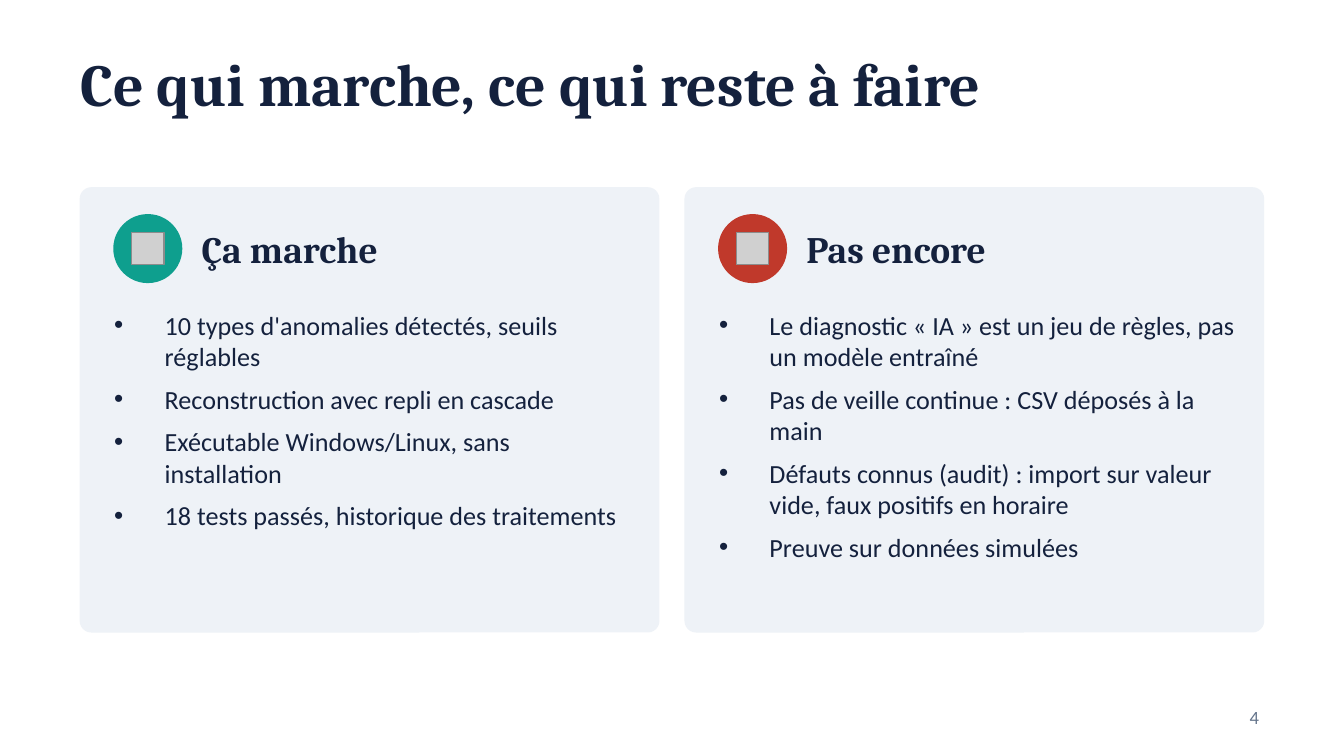
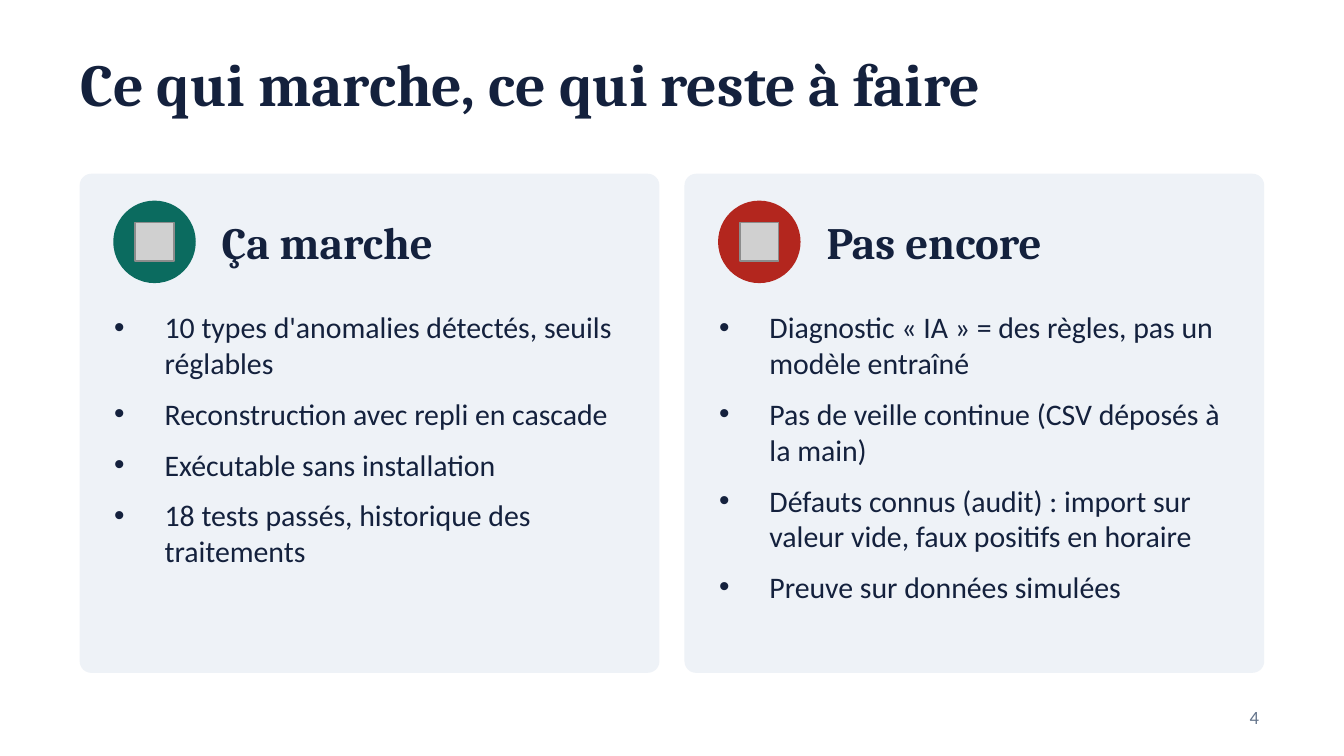
Before and after one commit to loicgilbert74000-coder/qualif-comptage, a slide deck: slide 4 of pitch/qualif-comptage-pitch.pptx. Drawn at 1344x756 pixels with LibreOffice and Linux fonts; fonts in the diff are those of the drawing; grey boxes stand for pictures. Boxes give left, top, right and bottom in pixels: in the first picture for what was removed or moved away, otherwise in the second. Text is boxed around its words. In the diff, an @@ line names an element or a change of style, - is before the commit and + after.

```diff
--- a/pitch/qualif-comptage-pitch.pptx
+++ b/pitch/qualif-comptage-pitch.pptx
@@ rounded rectangle: place and size @@
-rounded rectangle at (81, 188, 659, 632)
+rounded rectangle at (81, 175, 659, 672)
@@ rounded rectangle at (81, 175, 659, 672): proportions changed @@
@@ rounded rectangle at (685, 175, 1263, 672): proportions changed @@
@@ rounded rectangle: place and size @@
-rounded rectangle at (685, 188, 1263, 632)
+rounded rectangle at (685, 175, 1263, 672)
@@ ellipse: place and size @@
-ellipse at (114, 215, 181, 282)
+ellipse at (114, 202, 195, 282)
@@ ellipse at (114, 202, 195, 282): fill #0E9F8E to #0B6B5F; outline #0E9F8E 1 pt to #0B6B5F 1 pt @@
@@ text "Ça marche": place and size @@
-text "Ça marche" at (202, 237, 378, 271)
+text "Ça marche" at (222, 228, 433, 269)
@@ text "Ça marche" at (222, 228, 433, 269): size 20 to 24 pt @@
@@ ellipse: place and size @@
-ellipse at (719, 215, 786, 282)
+ellipse at (719, 202, 800, 282)
@@ ellipse at (719, 202, 800, 282): fill #C0392B to #B3261E; outline #C0392B 1 pt to #B3261E 1 pt @@
@@ text "Pas encore" at (827, 229, 1041, 260): size 20 to 24 pt @@
@@ text "Pas encore": place and size @@
-text "Pas encore" at (806, 238, 986, 264)
+text "Pas encore" at (827, 229, 1041, 260)
@@ picture: place and size @@
-picture at (132, 233, 164, 265)
+picture at (136, 223, 175, 262)
@@ picture: place and size @@
-picture at (737, 233, 769, 265)
+picture at (741, 223, 780, 262)
@@ text at (165, 317, 611, 563): size 14 to 16 pt in "10 types d'anomalies détectés, seuils réglables", "Reconstruction avec repli en cascade", "18 tests passés, historique des traitements"; more space between paragraphs @@
@@ text at (769, 317, 1219, 465): text changed; size 14 to 16 pt @@
-• Le diagnostic « IA » est un jeu de règles, pas un modèle entraîné
-• Pas de veille continue : CSV déposés à la main
+• Diagnostic « IA » = des règles, pas un modèle entraîné
+• Pas de veille continue (CSV déposés à la main)
@@ text at (165, 455, 495, 477): text changed; size 14 to 16 pt @@
-• Exécutable Windows/Linux, sans installation
+• Exécutable sans installation
@@ text at (769, 490, 1192, 599): size 14 to 16 pt in "Défauts connus (audit) : import sur valeur ...", "Preuve sur données simulées"; more space between paragraphs @@
```
Also in this commit, not shown: 4 other slides changed, 1 other file.
